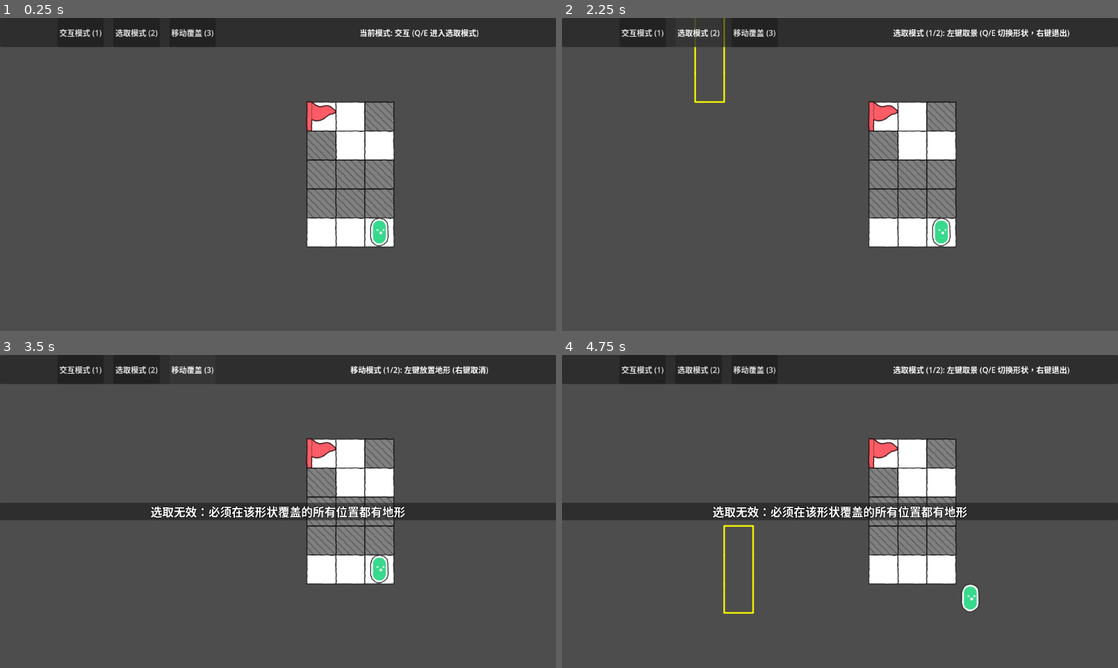
Above: before the commit, frames 1-4 (two rows, left to right).
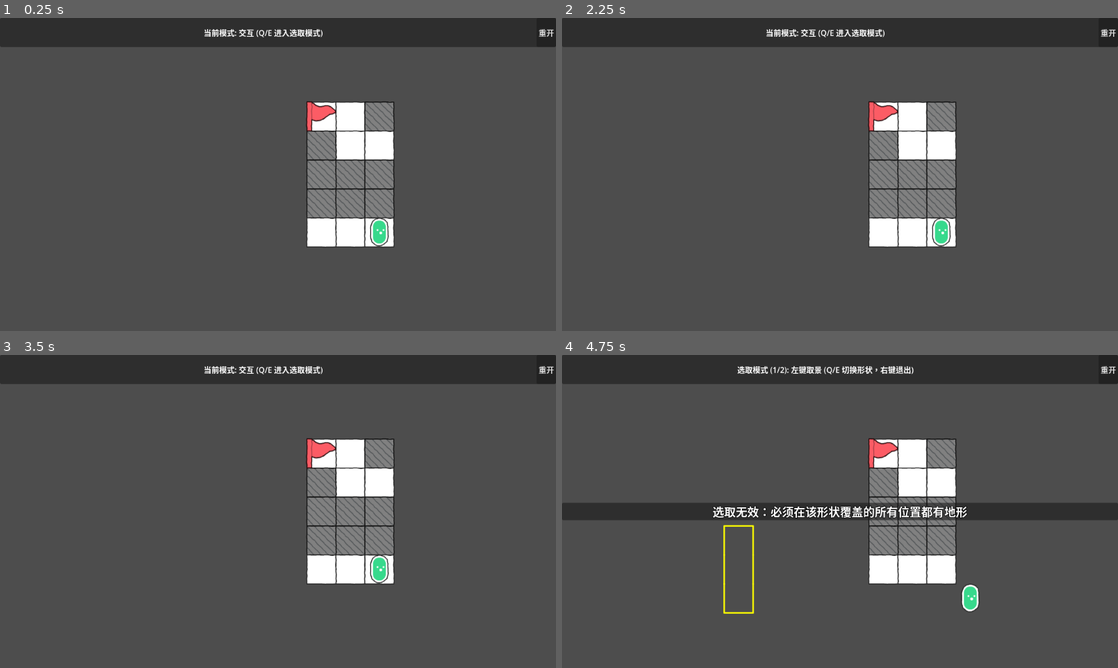
Above: after the commit, the same moments.

Repository: 494311870/jam-mask
Game: Godot game, scene res://scenes/main.tscn
Two runs of this game, one before a commit and one after it. Both use one fixed random seed, a clock stepped at 60 frames per second and the inputs below.
Inputs (mouse positions are in pixels of both pictures, inside the frame that each line leads up to):
- Up to frame 1 (0.25 s): no input
- Up to frame 2 (2.25 s): click (1106, 33) at 0.5 s, where only the run after the commit has a clickable "重开"; click (639, 33) at 1.25 s, where only the run before the commit has a clickable "交互模式 (1)"; click (701, 33) at 2 s, where only the run before the commit has a clickable "选取模式 (2)"
- Up to frame 3 (3.5 s): click (194, 370) at 2.75 s, where only the run before the commit has a clickable "移动覆盖 (3)"
- Up to frame 4 (4.75 s): tap Enter at 3.5 s; move the mouse to (962, 495) at 3.52 s; hold D (move_right) 3.53-4.28 s; tap Q at 3.6 s; click (962, 495) at 3.67 s; tap Space at 4.25 s; move the mouse to (728, 527) at 4.27 s; hold S (move_down) from 4.28 s (still down); tap E at 4.35 s

The runs differ from the first frame. In frame 1, 1.0% of the frame differs, in the area x 10-100%, y 3-7%; in frame 2, 1.4%; in frame 3, 6.3%, in the area x 0-100%, y 3-53%; in frame 4, 1.2%.

Commit message:
feat: 添加重启关卡功能及相关UI元素

Diff:
--- a/scenes/main.gd
+++ b/scenes/main.gd
@@ -9,6 +9,7 @@
 
 var level_paths: Array[String] = []
 var current_level_index: int = -1
+var current_level_path: String = ""
 
 func _ready() -> void:
 	# 注册到组，方便 Player 调用
@@ -44,6 +45,14 @@
 	var next_index = (current_level_index + 1) % level_paths.size()
 	load_level_by_index(next_index)
 
+## 重启当前关卡
+func restart_level() -> void:
+	print("[Main] 重启当前关卡: ", current_level_path)
+	if current_level_path != "":
+		load_level(current_level_path)
+	elif current_level_index != -1:
+		load_level_by_index(current_level_index)
+
 ## 按索引加载关卡
 func load_level_by_index(index: int) -> void:
 	if index < 0 or index >= level_paths.size():
@@ -54,6 +63,9 @@
 
 ## 动态加载关卡
 func load_level(level_path: String) -> void:
+	print("[Main] 加载关卡: ", level_path)
+	current_level_path = level_path
+
 	# 清理当前关卡并重置容器位置
 	current_level_container.position = Vector2.ZERO
 	for child in current_level_container.get_children():
--- a/scenes/viewfinder/viewfinder_system.gd
+++ b/scenes/viewfinder/viewfinder_system.gd
@@ -40,6 +40,7 @@
 @onready var btn_interact: Button = %BtnInteract
 @onready var btn_select: Button = %BtnSelect
 @onready var btn_move: Button = %BtnMove
+@onready var btn_restart: Button = %BtnRestart
 @onready var label_status: Label = %LabelStatus
 @onready var tip_ui: TipUI = %TipUI
 
@@ -50,6 +51,13 @@
 	btn_interact.pressed.connect(func(): current_mode = Mode.INTERACT)
 	btn_select.pressed.connect(func(): current_mode = Mode.SELECT)
 	btn_move.pressed.connect(func(): current_mode = Mode.MOVE)
+	btn_restart.pressed.connect(restart_level)
+
+## 重启当前关卡
+func restart_level() -> void:
+	var main = get_tree().get_first_node_in_group("game_manager")
+	if main and main.has_method("restart_level"):
+		main.restart_level()
 
 ## 设置当前操作的地图层
 func setup_layers(terrain: TileMapLayer, elements: TileMapLayer, shapes: Array[SelectorShape] = []) -> void:
@@ -104,6 +112,7 @@
 	btn_interact.release_focus()
 	btn_select.release_focus()
 	btn_move.release_focus()
+	btn_restart.release_focus()
 
 	btn_select.disabled = active_shapes.is_empty()
 
--- a/scenes/viewfinder/viewfinder_system.tscn
+++ b/scenes/viewfinder/viewfinder_system.tscn
@@ -35,6 +35,7 @@
 alignment = 1
 
 [node name="HBoxContainer" type="HBoxContainer" parent="ViewfinderUI/Control/Panel/HBoxContainer2"]
+visible = false
 layout_mode = 2
 size_flags_horizontal = 3
 theme_override_constants/separation = 20
@@ -67,5 +68,10 @@
 horizontal_alignment = 1
 vertical_alignment = 1
 
+[node name="BtnRestart" type="Button" parent="ViewfinderUI/Control/Panel/HBoxContainer2"]
+unique_name_in_owner = true
+layout_mode = 2
+text = "重开"
+
 [node name="TipUI" parent="ViewfinderUI" instance=ExtResource("2_tt4el")]
 unique_name_in_owner = true
